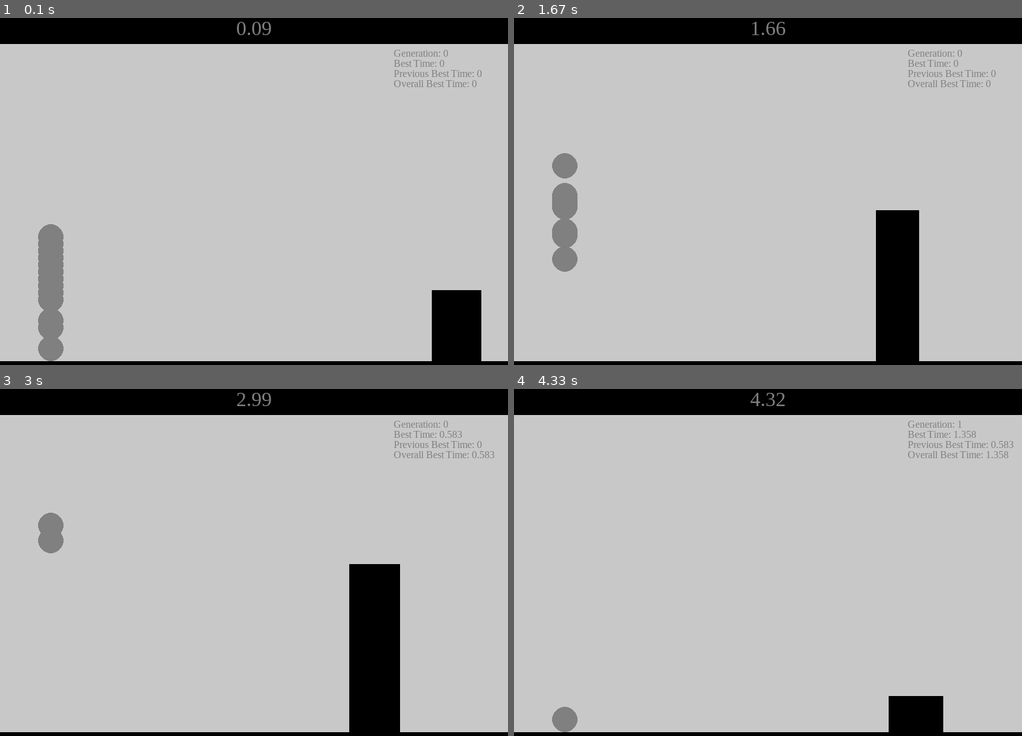
Above: before the commit, frames 1-4 (two rows, left to right).
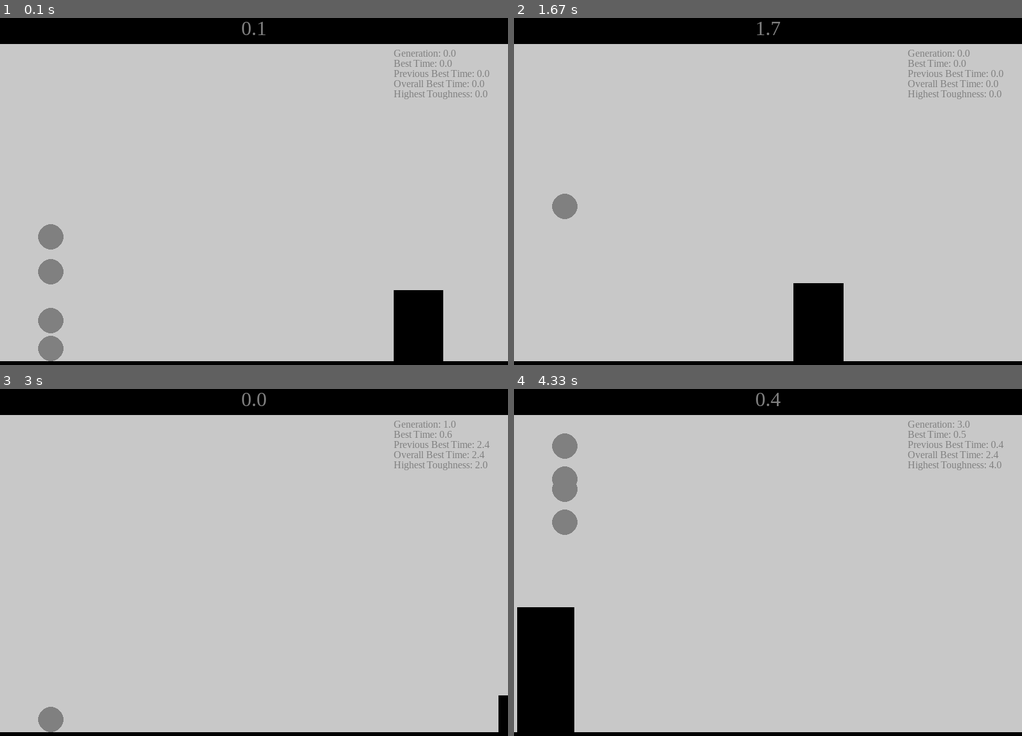
Above: after the commit, the same moments.

Repository: philmuri/GA-project
Game: pygame game, started from game_logic.py
Two runs of this game, one before a commit and one after it. Both use one fixed random seed, a clock stepped at 60 frames per second and the inputs below.
Inputs:
- Up to frame 1 (0.1 s): no input
- Up to frame 2 (1.67 s): no input
- Up to frame 3 (3 s): no input
- Up to frame 4 (4.33 s): no input

The runs differ from the first frame. In frame 1, 4.0% of the frame differs, in the area x 7-97%, y 1-99%; in frame 2, 7.3%; in frame 3, 6.1%; in frame 4, 6.5%.

Commit message:
feat: overhauled GA with new performance measure (toughness) and fitness function to go along with it. Also some changes to data saving and other small things

Diff:
--- a/game_logic.py
+++ b/game_logic.py
@@ -2,7 +2,9 @@
 import numpy as np
 import time
 import sys
-from typing import List, Dict
+import heapq
+from typing import List, Dict, Any
+from pathlib import Path
 
 # Constants: Game
 WIDTH, HEIGHT = 800, 600
@@ -26,20 +28,21 @@
 FONT_SIZE = 16
 FONT_TYPE = 'Times New Roman'
 
-OBSTACLE_SPEED = 10
+OBSTACLE_SPEED = 15
 GRAVITY = 0.5
 JUMP_FORCE = -10
 
 GAME_FPS = 120
 
 # Constants: Genetic Algorithm
-POPULATION_SIZE = 30
-MUTATION_RATE = 0.1
+POPULATION_SIZE = 4
+MUTATION_RATE = 1
 MUTATION_SIZE_FACTOR = 1
+KEEP_PARENTS = 2
 
 
 class Player:
-    def __init__(self, genes=None):
+    def __init__(self, genes=None, toughness=None):
         self.radius = PLAYER_RADIUS
         self.x = PLAYER_START_POSITION
         self.y = HEIGHT - BASE_HEIGHT - self.radius
@@ -49,11 +52,13 @@
         self.last_jump_time = 0
         self.color = PLAYER_COLOR
         self.genes = genes # for now its content are not explicit, but it must always be structured as a List[int] where [dist_rule, height_rule, jumpforce_rule]
-        self.time_alive = 0
         self.init_time = time.time()
         self.is_animating = False
         self.animation_start_time = 0
         self.is_dead = False
+        # Performance attributes:
+        self.time_alive = 0
+        self.toughness = toughness
 
 
     def draw(self, screen, color):
@@ -81,7 +86,6 @@
                     self.jump()
                     self.last_jump_time = time.time()
 
-
     def gravity(self):
         """
         Simulate game physics as a constant gravitational downforce and player and base interaction.
@@ -148,6 +152,9 @@
             self.x -= OBSTACLE_SPEED
             pg.draw.circle(screen, PLAYER_DEATH_COLOR, (self.x, self.y), self.radius)
 
+    def fitness_score(self):
+        return self.time_alive * (self.toughness + 1)
+
 
 class Obstacle:
     def __init__(self): # obstacle height will be randomized
@@ -165,11 +172,15 @@
         self.x -= OBSTACLE_SPEED
 
 
-def save_data(filename: str, data):
-    filename = filename + '.txt'
-    with open(filename,'w') as file:
-        for l in data:
-            file.write(str(l) + '\n')
+def save_data(file_names: List[str], data: List[Any], folder_name: str = None): # list lengths must match
+    if not folder_name: folder_name = 'GA_data'
+    folder_path = Path(folder_name)
+    folder_path.mkdir(exist_ok=True)
+
+    for n, file_name in enumerate(file_names):
+        with open(folder_path / file_name,'w') as file:
+            for l in data[n]:
+                file.write(str(l) + '\n')
 
 
 def render_info_text(screen, states: Dict, x: int, y: int):
@@ -178,14 +189,14 @@
     """
     font = pg.font.SysFont(FONT_TYPE, FONT_SIZE)
     for n, (k, v) in enumerate(states.items()):
-        text = font.render(f"{k}: {v}", True, FONT_COLOR) # Text
+        text = font.render(f"{k}: {v:.1f}", True, FONT_COLOR) # Text
         y_offset = y + n * FONT_SIZE
         screen.blit(text, (x, y_offset))
 
 
 def render_timer(screen, round_time: str, x: int, y: int):
     font = pg.font.SysFont(FONT_TYPE, FONT_SIZE * 2)
-    text = font.render(f"{round_time:.2f}", True, FONT_COLOR)
+    text = font.render(f"{round_time:.1f}", True, FONT_COLOR)
     screen.blit(text, text.get_rect(center=(WIDTH//2, BASE_HEIGHT//2)))
 
 
@@ -205,23 +216,25 @@
         height_threshold = np.random.randint(50, 100)
         jump_power = int(np.random.uniform(-20, -5))
         init_genes = [dist_threshold, height_threshold, jump_power]
-        player = Player(genes=init_genes)
+        player = Player(genes=init_genes, toughness=0)
         population.append(player)
     # - Initialize obstacle
     obstacle = Obstacle()
     # - Data collecton
     round_time = 0
     n_generation = 0
-    best_solution = 0
+    best_times = 0
     previous_best_solution = 0
     overall_best_solution = 0
     best_solution_times = []
     genes_over_generations = []
     times_over_generations = []
+    toughness_over_generations = []
     ga_states = {"Generation": 0,
                  "Best Time": 0,
                  "Previous Best Time": 0,
-                 "Overall Best Time": 0}
+                 "Overall Best Time": 0,
+                 "Highest Toughness": 0}
 
     # -- Run game --
     game_running = True
@@ -231,9 +244,8 @@
             if event.type == pg.QUIT:
                 game_running = False
 
-                save_data('best_solution_times', best_solution_times)
-                save_data('genes_over_generations', genes_over_generations)
-                save_data('times_over_generations', times_over_generations)
+                save_data(file_names=['best_solution_times.txt', 'genes_over_generations.txt', 'times_over_generations.txt', 'toughness_over_generations.txt'],
+                          data=[best_solution_times, genes_over_generations, times_over_generations, toughness_over_generations])
 
             elif event.type == pg.KEYDOWN:
                 if event.key == pg.K_p:
@@ -241,7 +253,7 @@
 
 
         if not game_paused:
-            # - Draw game elements
+            # - Draw game elements each game tick
             screen.fill(BG_COLOR)
             pg.draw.rect(screen, BASE_COLOR, (0, HEIGHT - BASE_HEIGHT, WIDTH, HEIGHT)) # Ground
             pg.draw.rect(screen, BASE_COLOR, (0, 0, WIDTH, BASE_HEIGHT)) # Roof
@@ -256,31 +268,49 @@
                 if not player.is_dead and player.is_colliding(obstacle=obstacle):
                     player.kill()
 
-            # - Redraw players and obstacle
+            # - Redraw players and obstacle each game tick
             for player in population:
                 player.draw(screen, player.color)
             obstacle.draw(screen)
+
             # - Handle case when all players are dead
             if all(player.is_dead for player in population):
-                game_paused = True
-
-                # - GENETIC ALGORITHM: Evolve current generation and intialize new generation -
-                # for now, we only pass down the best players genes. Later will add option for more parents
-                best_solution = population[-1].time_alive
-                if n_generation > 0: previous_best_solution = best_solution_times[-1][0]
-                best_genes = population[-1].genes
-
-                # store data
-                best_solution_times.append([best_solution, best_genes])
-                genes_over_generations.append([player.genes[:] for player in population])
-                times_over_generations.append([player.time_alive for player in population])
-                overall_best_solution = max([time[0] for time in best_solution_times])
-                print(overall_best_solution)
-
+                game_paused = True # NOTE: not necessary anymore
+
+                # -- GENETIC ALGORITHM: Evolve current generation and intialize new generation --
+                best_players = heapq.nlargest(KEEP_PARENTS, population, key=lambda player: (player.fitness_score()))
+                best_times = [best_player.time_alive for best_player in best_players]
+                best_genes = [best_player.genes for best_player in best_players]
+
+                # - Update all player toughness (NOTE: Temporary implementation until I find a 'cleaner' way)
+                new_toughness = [0] * len(population)
+                for i, player in enumerate(population):
+                    if player in best_players:
+                        player.toughness += 1
+                    else:
+                        player.toughness = 0
+                    new_toughness[i] = player.toughness
+
+                # - Store data
+                best_solution_times.append([n_generation, id(best_players), best_times, best_genes])
+                genes_over_generations.append([n_generation, [[id(player), player.genes[:]] for player in population]])
+                times_over_generations.append([n_generation, [[id(player), player.time_alive] for player in population]])
+                toughness_over_generations.append([n_generation, [[id(player), player.toughness] for player in population]])
+
+                # - Update text display info variables
+                if n_generation > 0: previous_best_solution = max(best_solution_times[-2][2])
+                overall_best_solution = max([max(solution[2]) for solution in best_solution_times])
+                ga_states["Generation"] = n_generation
+                ga_states["Best Time"] = max(best_times)
+                ga_states["Previous Best Time"] = previous_best_solution
+                ga_states["Overall Best Time"] = overall_best_solution
+                ga_states["Highest Toughness"] = max(new_toughness)
+
+                # - Crossover
                 for player in population:
-                    player.genes = best_genes
-
-                # - Random mutations
+                    player.genes = list(np.mean(np.array(best_genes), axis=0)) # use average for chromosome crossover
+
+                # - Mutations
                 mutated_genes = []
                 for player in population:
                     for n in range(len(player.genes)):
@@ -291,17 +321,13 @@
                                 player.genes[n] += int(np.random.normal(0, 1 * MUTATION_SIZE_FACTOR)) # 1 st.dev. is roughly [-4, 4]
                     mutated_genes.append(player.genes[:])
 
-                print(f"Generation: {n_generation} | Best solution time: {best_solution} (previous: {previous_best_solution}) | Genes: {best_genes}")
-                ga_states["Generation"] = n_generation
-                ga_states["Best Time"] = best_solution
-                ga_states["Previous Best Time"] = previous_best_solution
-                ga_states["Overall Best Time"] = overall_best_solution
-
+                # - Reset attributes (NOTE: dirty method for now; TBD: add reset methods to each class that properly and safely handle attribute resetting)
                 obstacle.__init__()
                 for n, player in enumerate(population):
-                    player.__init__(mutated_genes[n])
+                    player.__init__(mutated_genes[n], new_toughness[n])
 
                 n_generation += 1
+                round_time = 0
 
                 game_paused = False
 
@@ -378,12 +404,25 @@
 
 """
 TBD:
-- DATA: Create new folder for data each game run with data if number of generations is significantly large, and also store info like top X best overall times and the corresponding genes
+- Refactoring:
+    - Make a class for genetic algorithm part?
+    - Lots of repeated loops that can potentially be grouped together
+    - For cleaner code, changing 'genes' attribute to be a dict might be better
+- Error handling:
+    - KEEP_PARENTS <= POPULATION_SIZE
+    - Negative inputs and general non-physical inputs can be treated later (if ever...)
+- Initialize players with a unique random color tied to their memory address (accessible with id(player))
+- DATA: Define function that creates folder and stores a csv style file (using pandas) containing the following columns for EACH player ID (us eid() for unique identifier from memory address):
+    - Generations: Current generation (row 1 is generation 1, row 2 is 2 and so on)
+    - Genes: A list of all gene values in the usual order [dist, height, jumpforce]
+    - Toughess: Toughness of the player in current generation
+    - Fitness score: Depending on how its defined, can be derived from Genes and Toughness, so it might be redundant
+    - NOTE: Alongside the data should be all the base parameters for genetic algorithm plus game settings, e.g. OBSTACLE_SPEED, KEEP_PARENTS and so on. Perhaps in a seperate file titled 'settings', possibly in yaml
+- DATA: Other things that can be stored in a single data file (although this can be derived from the latter-mentioned data)
+    - Best solution time overall
+    - Highest toughness overall
+    - Highest value of fitness function
 - Add a system that penalizes flying forever + make jump cooldown another gene?
 - Add a GUI for starting game and restarting game. Start game will show up when game is first booted, restart game will shwo up when population is dead (not for genetic algorith part though; here it will just reset() the game state with the improved player genes)
-- ! ADD another feature to combat degradation effect of mutations on evolution:
-    Generations survived as another performance variable. Make a new attribute which counts and adds one to itself each generation.
-    The nature of the new fitness function could e.g. be the product generations_survived * time_alive.
-    NOTE: This will require implementing keeping multiple parents; otherwise the same player would be favored forever
 - Consider what other data can be saved for analysis
 """
Not shown, changed: README.md
Not shown, changed: .gitignore
